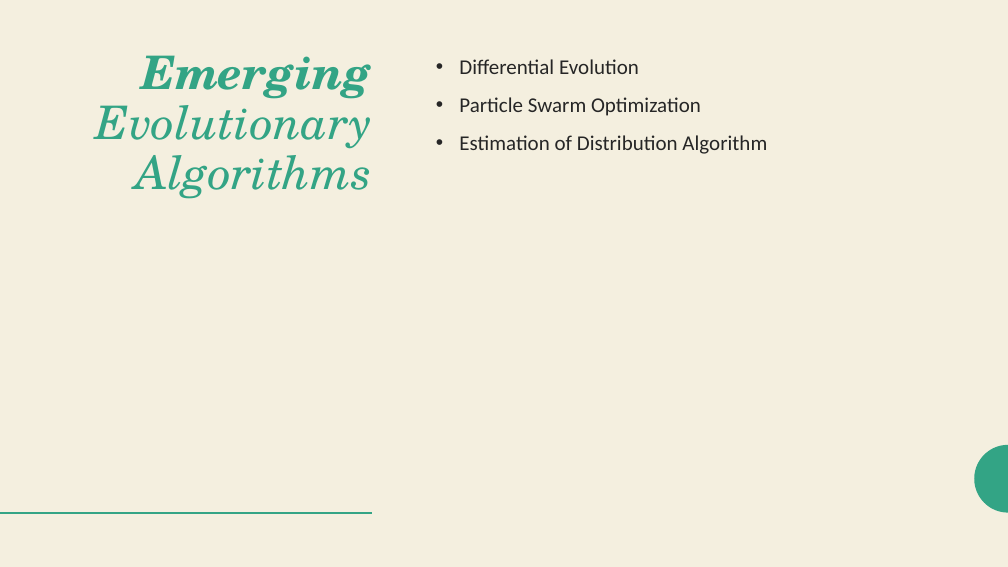
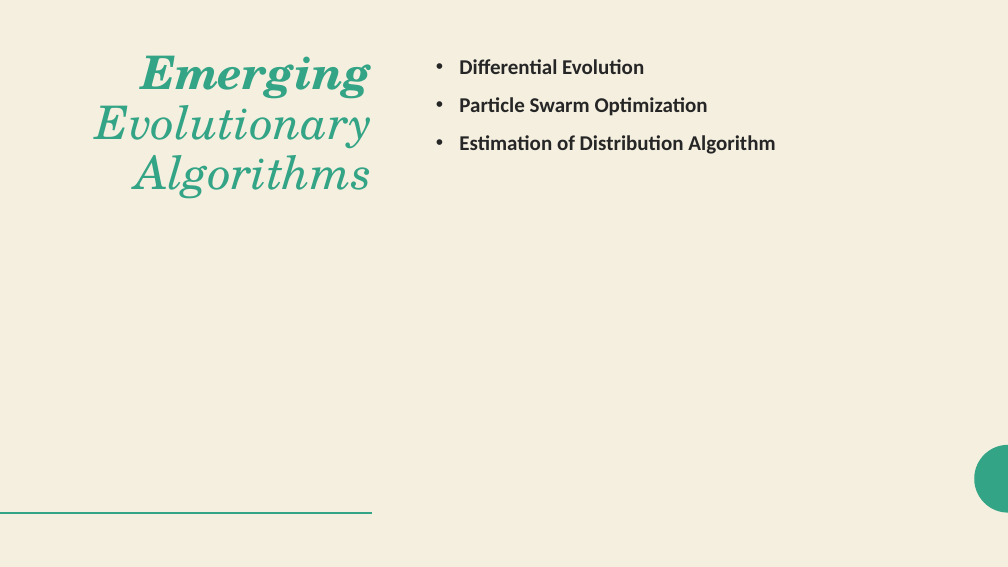
Before and after one commit to lesliedahlberg/Thesis-Evolutionary-Computation-And-Machine-Learning, a slide deck: slide 11 of Presentation/Status and Planning.pptx. Drawn at 1008x567 pixels with LibreOffice and Linux fonts; fonts in the diff are those of the drawing. Boxes give left, top, right and bottom in pixels: in the first picture for what was removed or moved away, otherwise in the second. Text is boxed around its words. In the diff, an @@ line names an element or a change of style, - is before the commit and + after.

```diff
--- a/Presentation/Status and Planning.pptx
+++ b/Presentation/Status and Planning.pptx
@@ text "Differential Evolution" at [459,59,775,154]: bold on @@
```
Also in this commit, not shown: 10 other slides changed, 3 slides added, 18 other files.
